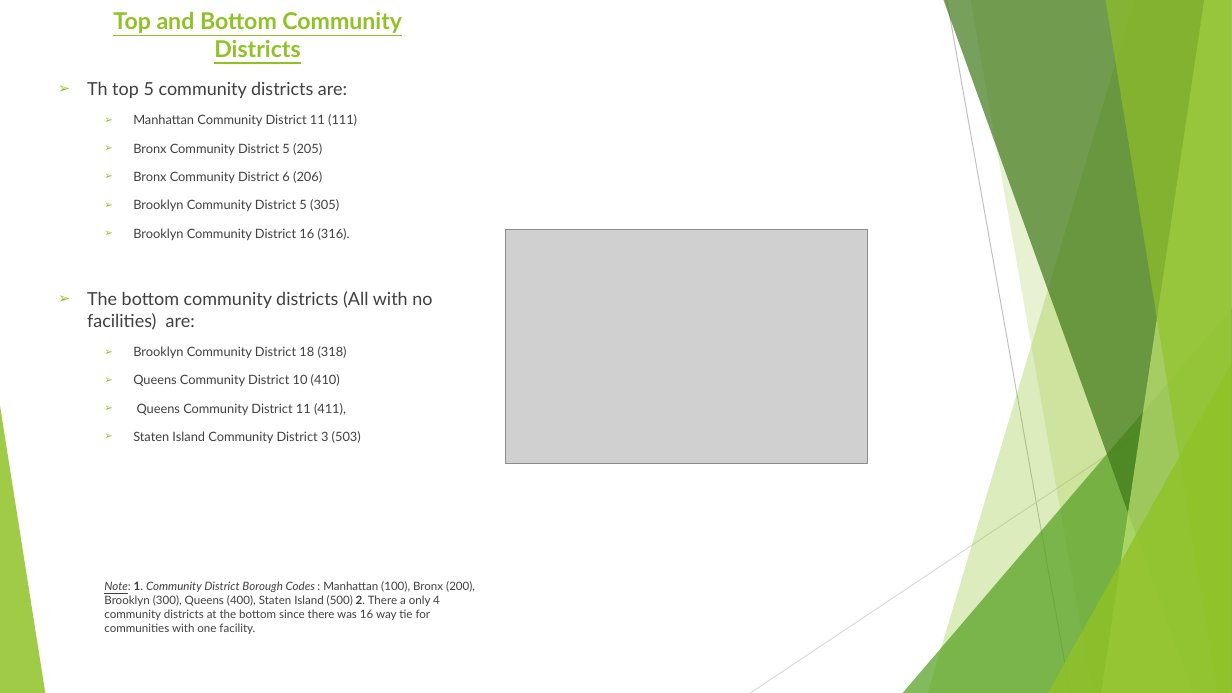
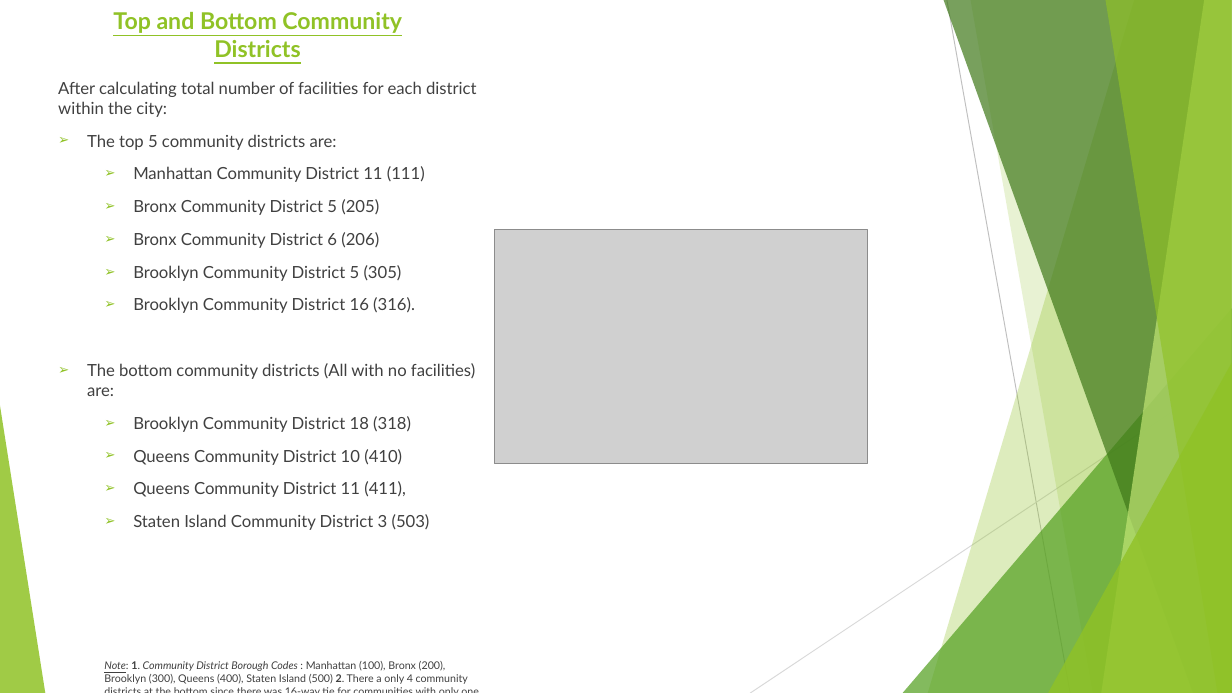
Before and after one commit to LJRollerII/NSS_Capstone_Project, a slide deck: slide 5 of presentation/Healthy_Food_Access_in_NYC.pptx. Drawn at 1232x693 pixels with LibreOffice and Linux fonts; fonts in the diff are those of the drawing; grey boxes stand for pictures. Boxes give left, top, right and bottom in pixels: in the first picture for what was removed or moved away, otherwise in the second. Text is boxed around its words. In the diff, an @@ line names an element or a change of style, - is before the commit and + after.

```diff
--- a/presentation/Healthy_Food_Access_in_NYC.pptx
+++ b/presentation/Healthy_Food_Access_in_NYC.pptx
@@ text at (58,81,477,150): text changed; size 14 to 12.9 pt @@
-➢ Th top 5 community districts are:
+After calculating total number of facilities for each district within the city:
+➢ The top 5 community districts are:
@@ text at (87,166,475,530): size 10 to 12.9 pt in "Manhattan Community District 11 (111)", "Bronx Community District 5 (205)", "Bronx Community District 6 (206)", "Brooklyn Community District 5 (305)" and 5 more places; size 14 to 12.9 pt in "The bottom community districts (All with no ..." @@
@@ picture: place and size @@
-picture at (506,229,868,464)
+picture at (494,229,868,464)
@@ text at (104,661,468,684): text changed; size 9 to 8.3 pt @@
-  Note: 1. Community District Borough Codes : Manhattan (100), Bronx (200), Brooklyn (300), Queens (400), Staten Island (500) 2. There a only 4 community districts at the bottom since there was 16 way tie for communities with one facility.
+  Note: 1. Community District Borough Codes : Manhattan (100), Bronx (200), Brooklyn (300), Queens (400), Staten Island (500) 2. There a only 4 community districts at the bottom since there was 16-way tie for communities with only one facility.
```
Also in this commit, not shown: 1 other slide changed, 2 other files.
